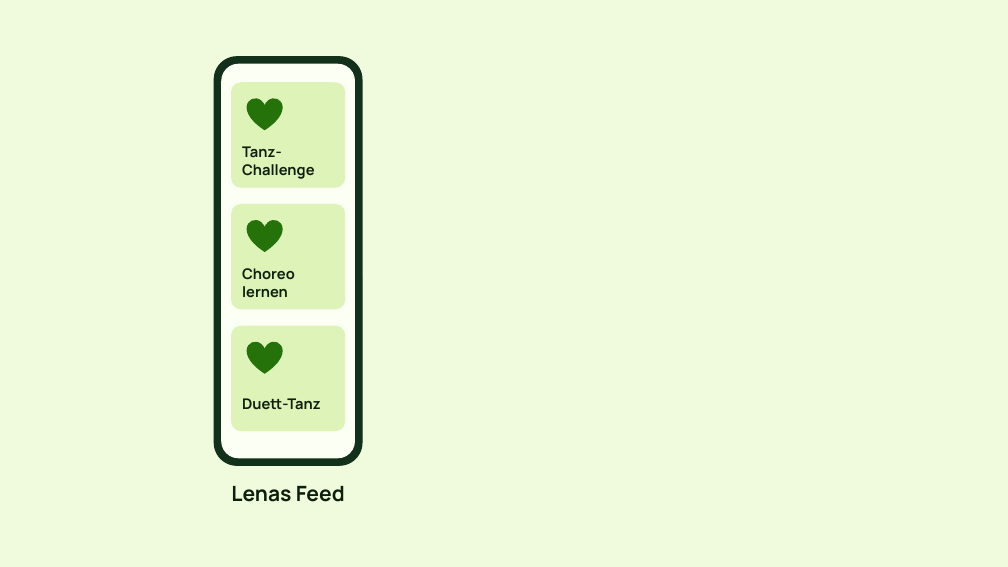
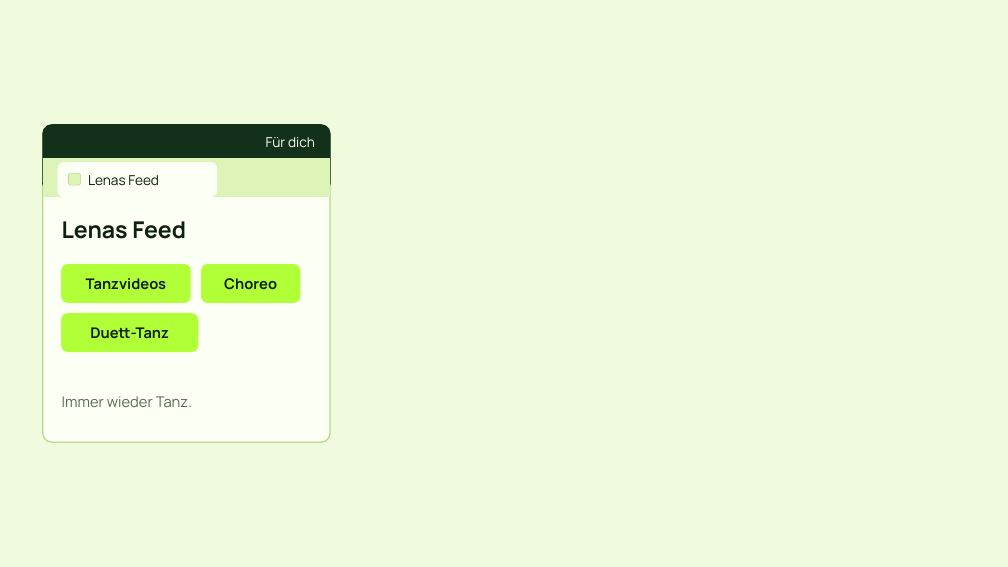
Before and after one commit to arminheske/claudecloud, a slide deck: slide 2 of videoslides/cleverbox-feed-grafiken.pptx. Drawn at 1008x567 pixels with LibreOffice and Linux fonts; fonts in the diff are those of the drawing. Boxes give left, top, right and bottom in pixels: in the first picture for what was removed or moved away, otherwise in the second. Text is boxed around its words. In the diff, an @@ line names an element or a change of style, - is before the commit and + after.

```diff
--- a/videoslides/cleverbox-feed-grafiken.pptx
+++ b/videoslides/cleverbox-feed-grafiken.pptx
@@ rounded rectangle removed at <box>231,82,345,187</box> @@
@@ heart removed at <box>247,98,282,129</box> @@
@@ rounded rectangle: place and size @@
-rounded rectangle at <box>214,57,362,466</box>
+rounded rectangle at <box>43,125,330,442</box>
@@ rounded rectangle at <box>43,125,330,442</box>: fill #12301A to #FBFFF4; outline #12301A 1 pt to #B8D98A 1.25 pt; proportions changed @@
@@ rounded rectangle: place and size @@
-rounded rectangle at <box>222,64,354,458</box>
+rounded rectangle at <box>43,125,330,193</box>
@@ rounded rectangle at <box>43,125,330,193</box>: fill #FBFFF4 to #12301A; outline #FBFFF4 1 pt to #12301A 1 pt; proportions changed @@
@@ text removed at <box>242,146,315,179</box> @@
-Tanz-Challenge
@@ text added at <box>266,137,315,147</box>, 13 pt, text #FBFFF4 @@
+Für dich
@@ rectangle added at <box>44,159,330,197</box>, fill #DDF3B8, outline #DDF3B8 1 pt @@
@@ rounded rectangle added at <box>58,163,217,197</box>, fill #FBFFF4, outline #FBFFF4 1 pt @@
@@ rounded rectangle added at <box>69,173,81,185</box>, fill #DDF3B8, outline #B8D98A 0.5 pt @@
@@ text "Lenas Feed": place and size @@
-text "Lenas Feed" at <box>231,486,345,502</box>
+text "Lenas Feed" at <box>88,175,159,186</box>
@@ text "Lenas Feed" at <box>88,175,159,186</box>: size 20 to 13 pt, bold off; alignment centre to left; vertical alignment top to middle @@
@@ text added at <box>62,221,186,239</box>, 22 pt, text #0E1F0C, bold @@
+Lenas Feed
@@ heart removed at <box>247,220,282,251</box> @@
@@ rounded rectangle: place and size @@
-rounded rectangle at <box>231,327,345,431</box>
+rounded rectangle at <box>62,265,191,302</box>
@@ rounded rectangle at <box>62,265,191,302</box>: fill #DDF3B8 to #B1FF37; outline #DDF3B8 1 pt to #B1FF37 1 pt; proportions changed @@
@@ rounded rectangle at <box>202,265,300,302</box>: fill #DDF3B8 to #B1FF37; outline #DDF3B8 1 pt to #B1FF37 1 pt; proportions changed @@
@@ rounded rectangle: place and size @@
-rounded rectangle at <box>231,205,345,309</box>
+rounded rectangle at <box>202,265,300,302</box>
@@ text added at <box>86,278,167,290</box>, 14 pt, text #0E1F0C, bold @@
+Tanzvideos
@@ text at <box>224,278,277,290</box>: text changed @@
-Choreo lernen
+Choreo
@@ text "Duett-Tanz": place and size @@
-text "Duett-Tanz" at <box>242,398,321,410</box>
+text "Duett-Tanz" at <box>90,327,169,339</box>
@@ text "Duett-Tanz" at <box>90,327,169,339</box>: alignment left to centre @@
@@ rounded rectangle added at <box>62,314,198,352</box>, fill #B1FF37, outline #B1FF37 1 pt @@
@@ heart removed at <box>247,342,282,373</box> @@
@@ text added at <box>62,396,192,407</box>, 14 pt, text #5B6B50 @@
+Immer wieder Tanz.
```
Also in this commit, not shown: 1 other slide changed, 2 slides added, 2 slides removed, 1 other file.
